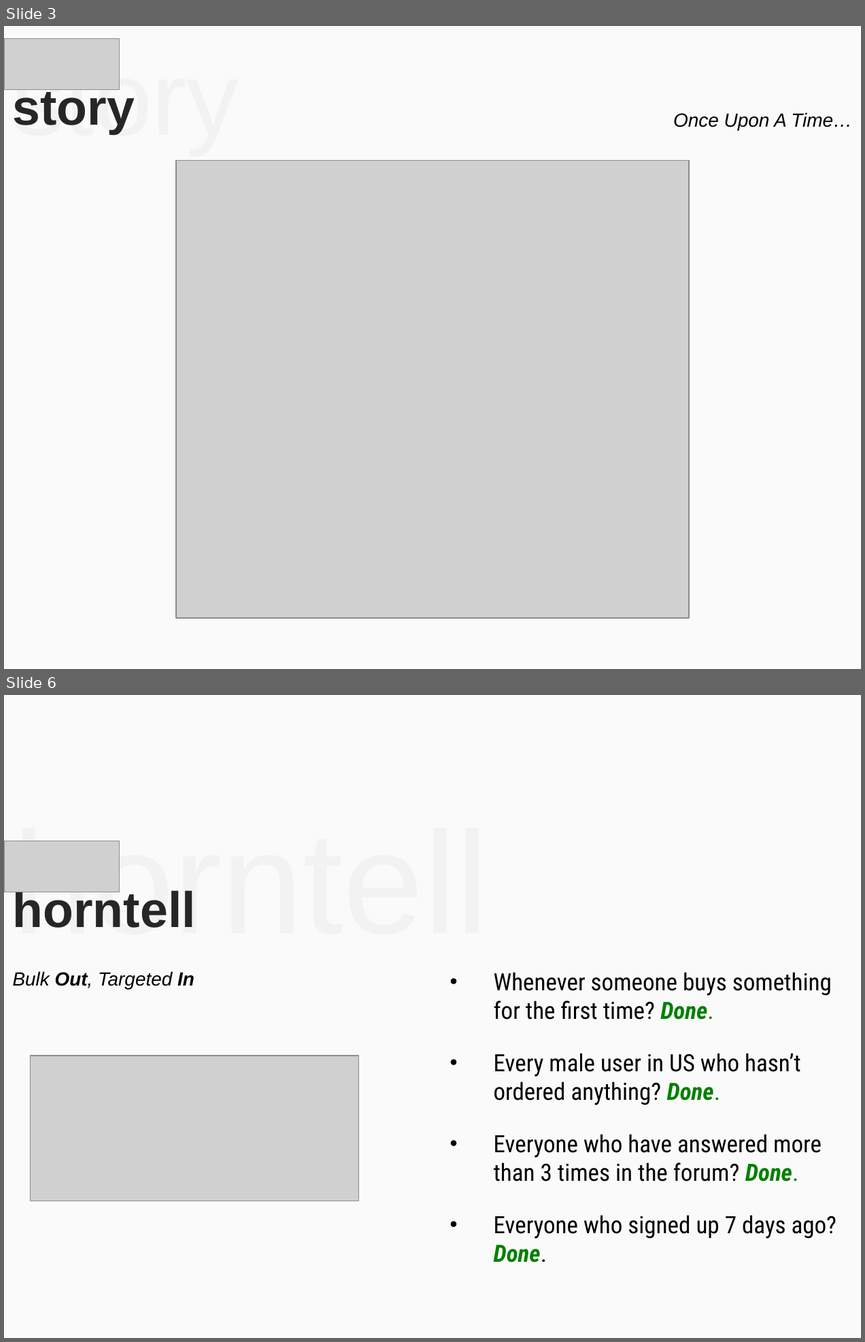
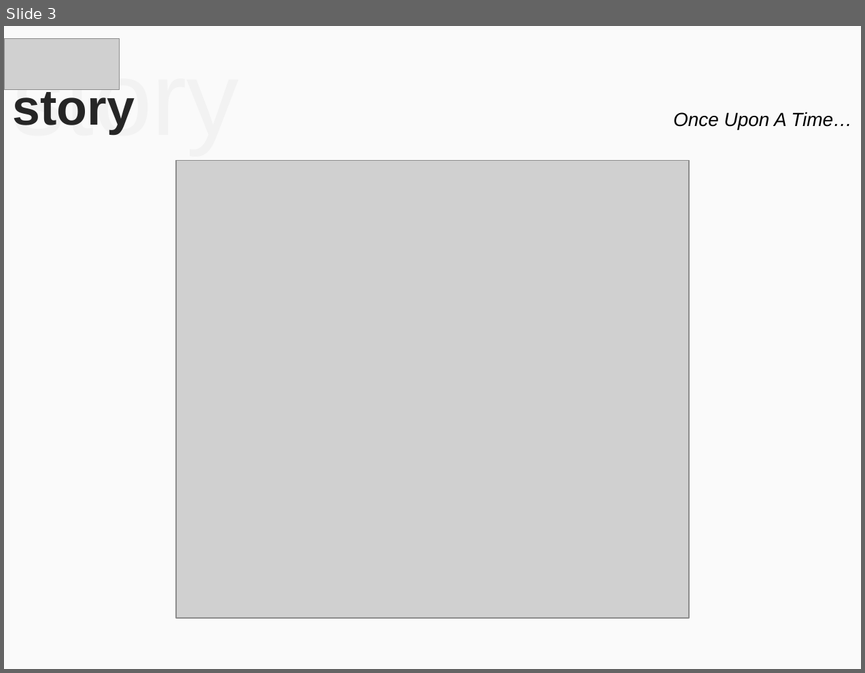
Before and after one commit to mohitmamoria/horntell-unpluggd-deck, a slide deck: Horntell - Unpluggd.pptx. Shown one above the other, each under a label of ours: slides 3 and 6 before the commit, slide 3 after it; the slides between them are not shown. The pictures are 865x1342 and 865x673 pixels, drawn with LibreOffice and Linux fonts; fonts in the diff are those of the drawing; grey boxes stand for pictures. Boxes give left, top, right and bottom in pixels: in the first picture for what was removed or moved away, otherwise in the second. Text is boxed around its words. In the diff, an @@ line names an element or a change of style, - is before the commit and + after.

```diff
--- a/Horntell - Unpluggd.pptx
+++ b/Horntell - Unpluggd.pptx
@@ slide 6 removed at [4, 695, 861, 1338], background #FAFAFA @@
@@ picture removed at [4, 841, 119, 892] @@
@@ title removed at [12, 841, 488, 928] @@
-horntell
@@ text removed at [13, 887, 196, 928] @@
-horntell
@@ text removed at [13, 971, 194, 989] @@
-Bulk Out, Targeted In
@@ text removed at [494, 972, 836, 1262] @@
-• Whenever someone buys something for the first time? Done.
-• Every male user in US who hasn’t ordered anything? Done.
-• Everyone who have answered more than 3 times in the forum? Done.
-• Everyone who signed up 7 days ago? Done.
@@ picture removed at [31, 1055, 359, 1200] @@
```
Also in this commit, not shown: 1 slide changed, 12 slides added, 6 other slides removed, 9 other files.
